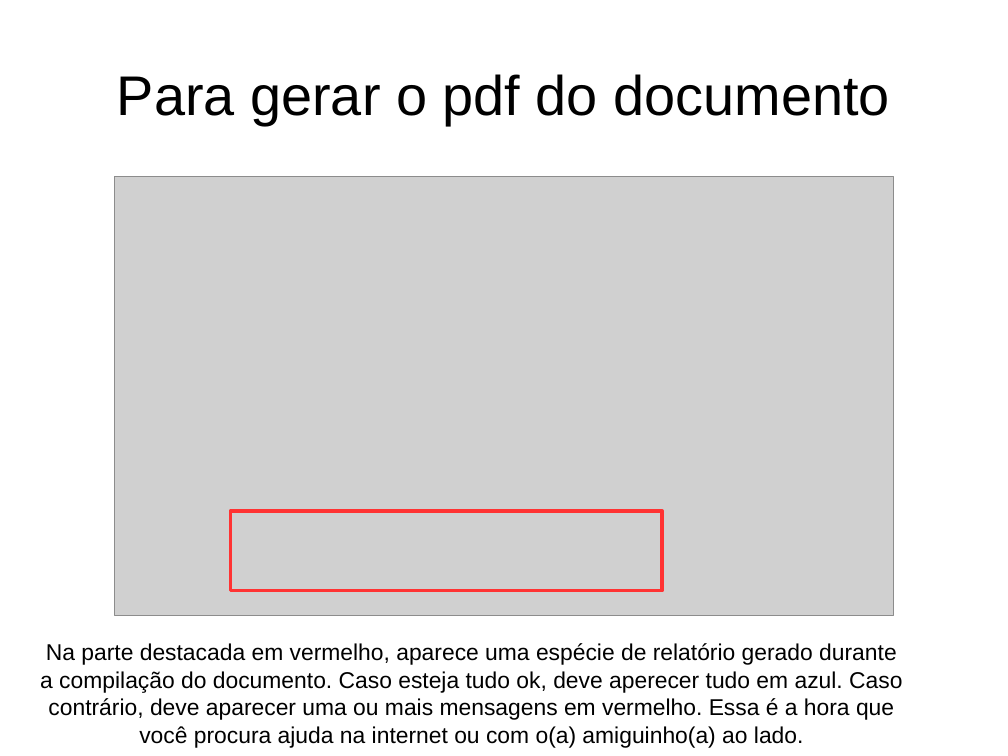
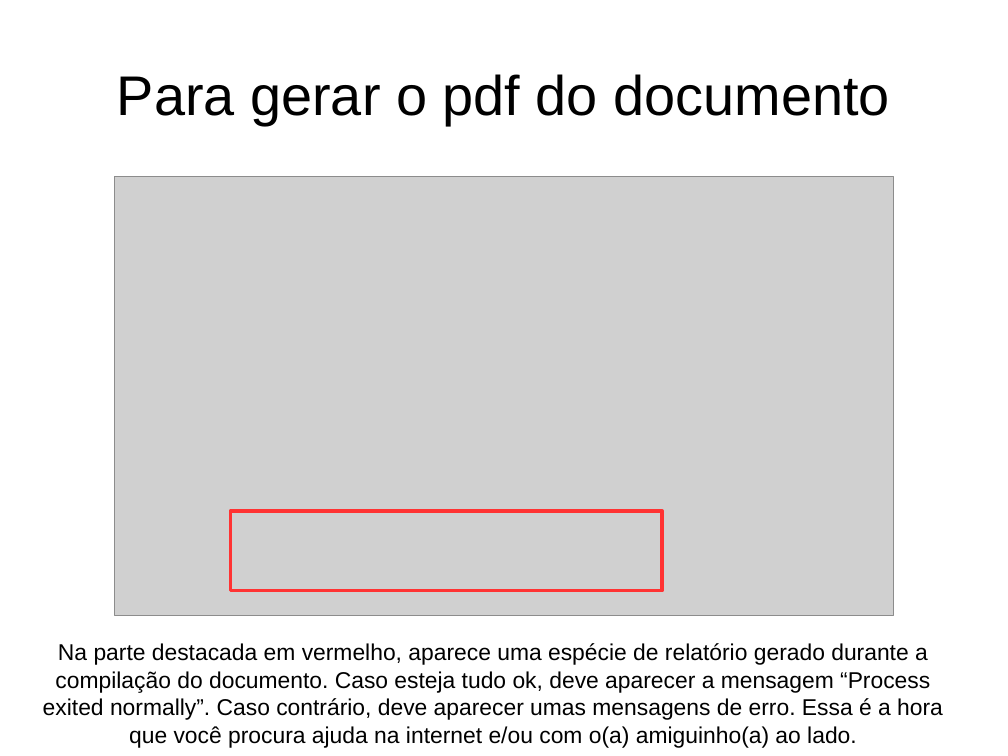
Before and after one commit to birocoles/Templates-geofisica-ON, a slide deck: slide 16 of Tutorial/tutorial_basico.odp (slide 18 before the commit). Drawn at 1008x756 pixels with LibreOffice and Linux fonts; fonts in the diff are those of the drawing; grey boxes stand for pictures. Boxes give left, top, right and bottom in pixels: in the first picture for what was removed or moved away, otherwise in the second. Text is boxed around its words. In the diff, an @@ line names an element or a change of style, - is before the commit and + after.

```diff
--- a/Tutorial/tutorial_basico.odp
+++ b/Tutorial/tutorial_basico.odp
@@ text at (43, 643, 943, 748): text changed @@
-Na parte destacada em vermelho, aparece uma espécie de relatório gerado durante a compilação do documento. Caso esteja tudo ok, deve aperecer tudo em azul. Caso contrário, deve aparecer uma ou mais mensagens em vermelho. Essa é a hora que você procura ajuda na internet ou com o(a) amiguinho(a) ao lado.
+Na parte destacada em vermelho, aparece uma espécie de relatório gerado durante a compilação do documento. Caso esteja tudo ok, deve aparecer a mensagem “Process exited normally”. Caso contrário, deve aparecer umas mensagens de erro. Essa é a hora que você procura ajuda na internet e/ou com o(a) amiguinho(a) ao lado.
```
Also in this commit, not shown: 11 other slides changed, 1 slide added, 3 slides removed, 3 other files.
